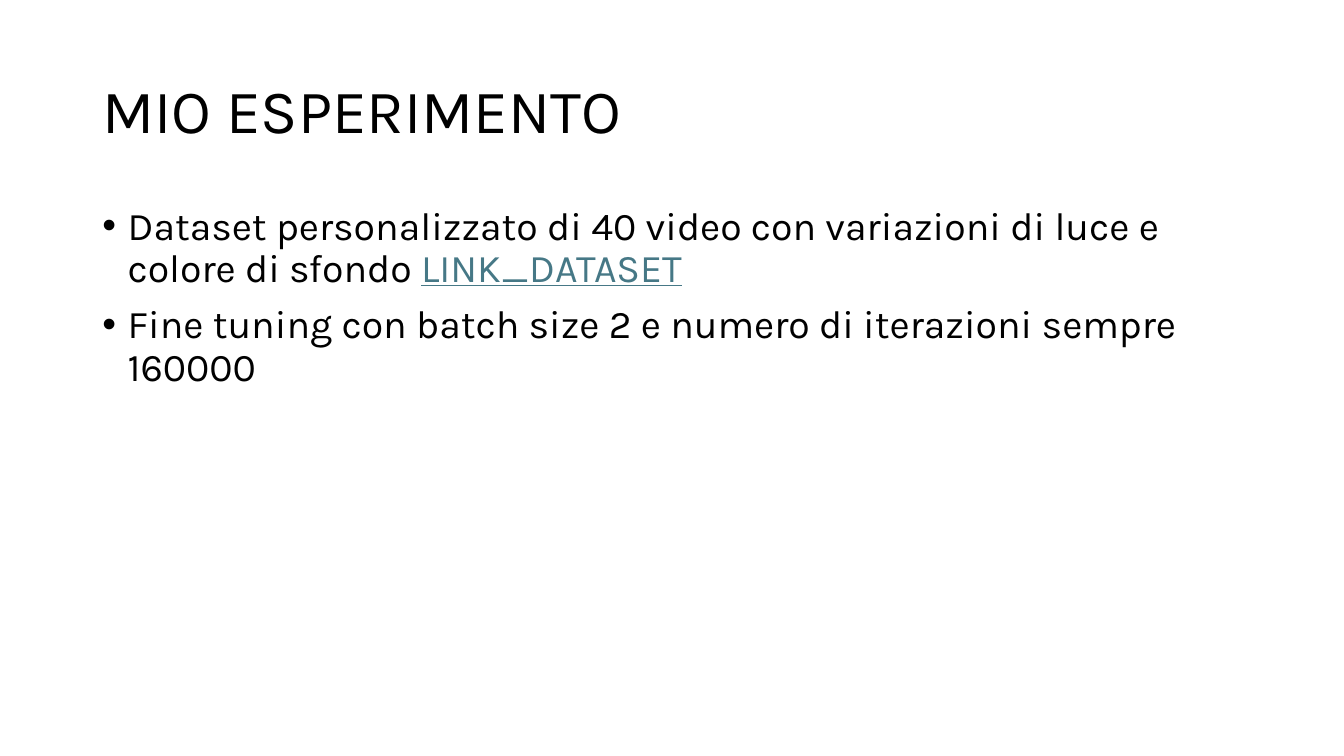
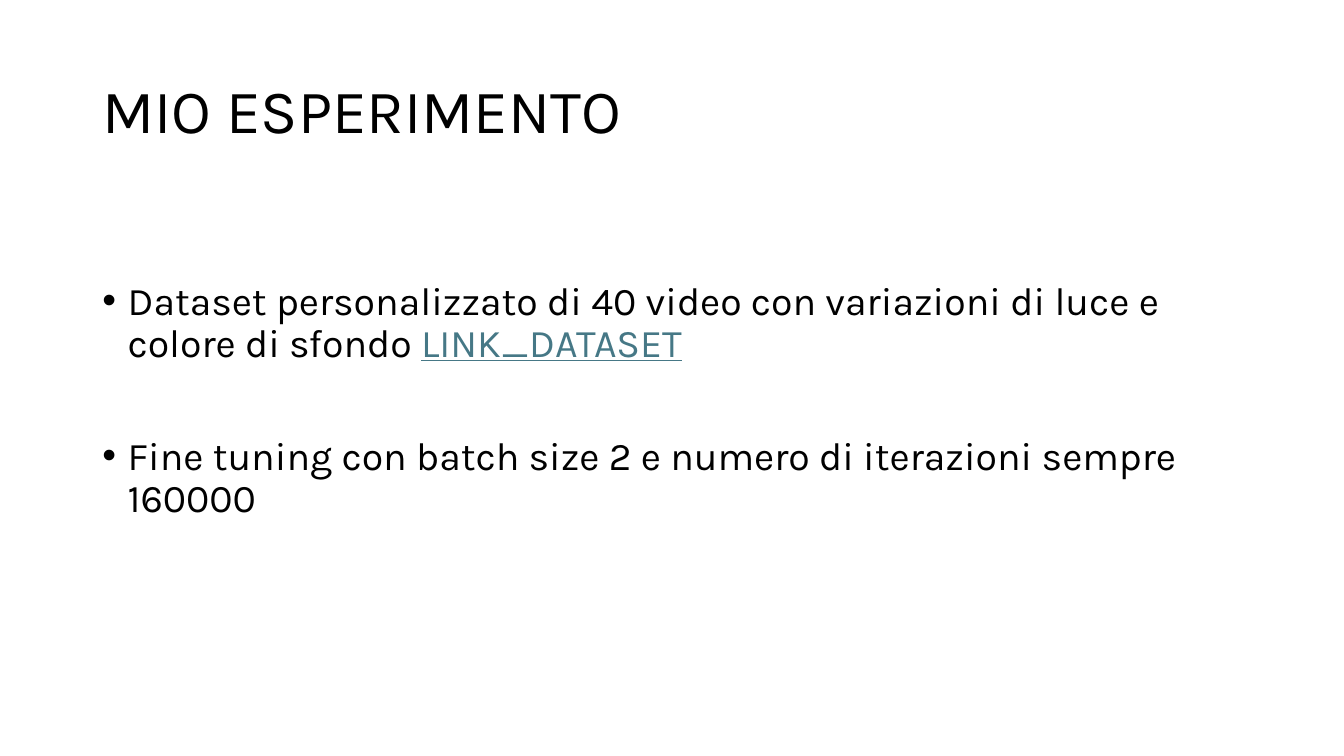
Before and after one commit to GiuseppeSpathis/colormnet, a slide deck: slide 15 of fileEsame/presentation.pptx. Drawn at 1344x756 pixels with LibreOffice and Linux fonts; fonts in the diff are those of the drawing. Boxes give left, top, right and bottom in pixels: in the first picture for what was removed or moved away, otherwise in the second. Text is boxed around its words. In the diff, an @@ line names an element or a change of style, - is before the commit and + after.

```diff
--- a/fileEsame/presentation.pptx
+++ b/fileEsame/presentation.pptx
@@ text "Dataset personalizzato di 40 video ..." rewrapped from (x1=128, y1=213, x2=1176, y2=382) to (x1=128, y1=288, x2=1176, y2=513) @@
```
Also in this commit, not shown: 4 slides added, 6 other files.
